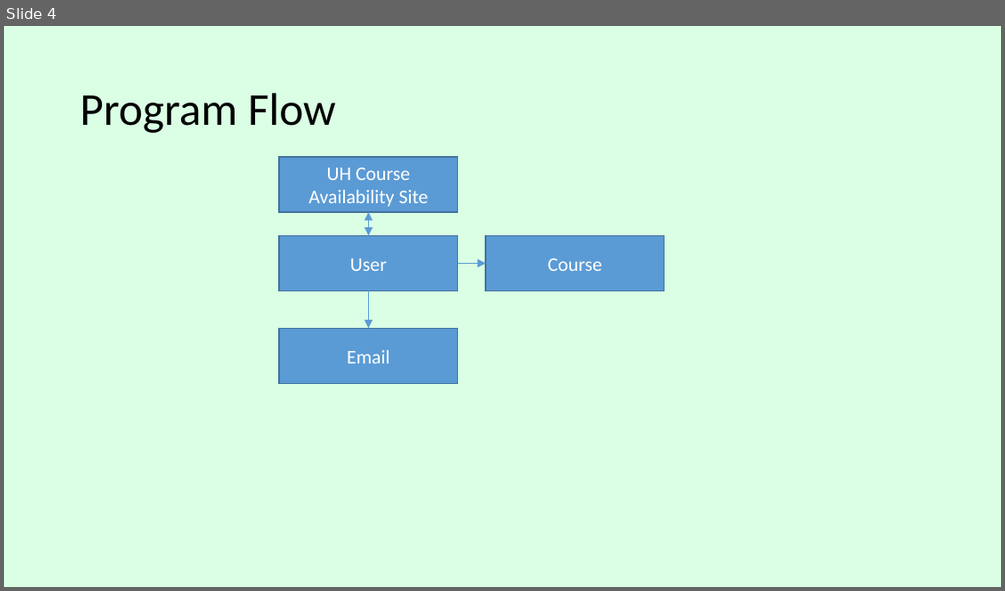
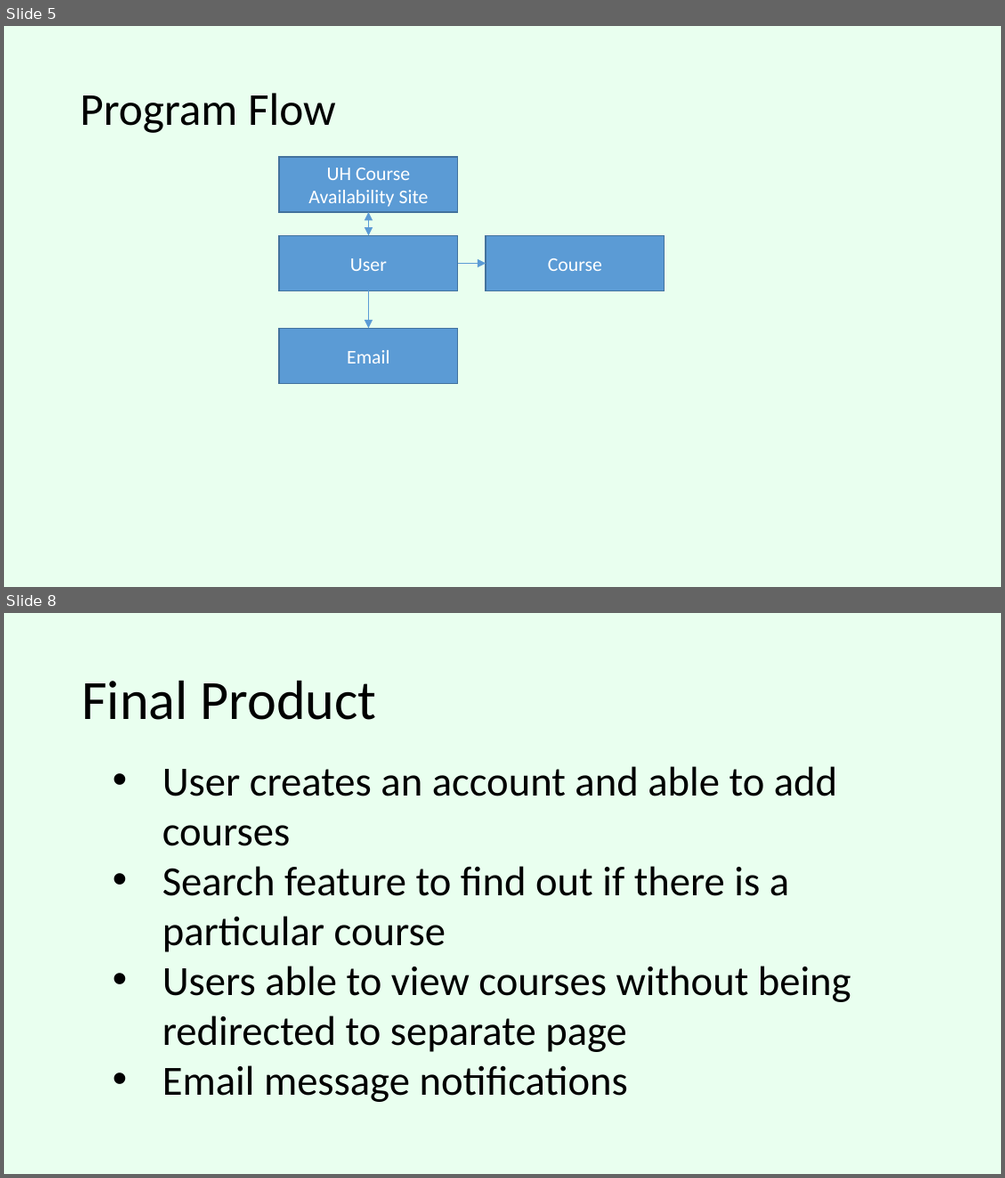
Before and after one commit to bsogata/course_availability, a slide deck: Course_Avail_Final.pptx. Shown one above the other, each under a label of ours: slide 4 before the commit, slides 5 and 8 after it; the slides between them are not shown. The pictures are 1005x591 and 1005x1178 pixels, drawn with LibreOffice and Linux fonts; fonts in the diff are those of the drawing. Boxes give left, top, right and bottom in pixels: in the first picture for what was removed or moved away, otherwise in the second. Text is boxed around its words. In the diff, an @@ line names an element or a change of style, - is before the commit and + after.

```diff
--- a/Course_Avail_Final.pptx
+++ b/Course_Avail_Final.pptx
@@ slide 8 added at <box>4,613,1001,1174</box>, background #A7FFC0 at 24% opacity @@
@@ text added at <box>81,680,377,720</box>, 40 pt, text #000000 @@
+Final Product
@@ text added at <box>162,766,851,1102</box>, 30 pt, text #000000 @@
+• User creates an account and able to add courses
+• Search feature to find out if there is a particular course
+• Users able to view courses without being redirected to separate page
+• Email message notifications
@@ what was slide 4 is now slide 5 @@
@@ slide 5 changed as well @@
@@ background #C8FFD8 at 66% opacity to #A7FFC0 at 24% opacity @@
```
Also in this commit, not shown: 3 other slides changed, 3 other slides added, 9 slides removed, 1 other file.
